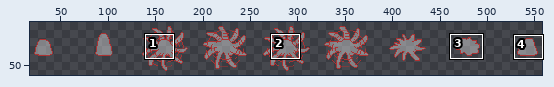
One commit to this sprite sheet: eidolon_00/eidolon_00_attack.png. Above, an overview of the earlier version with the close-up marked.
Close-up. The starting point:
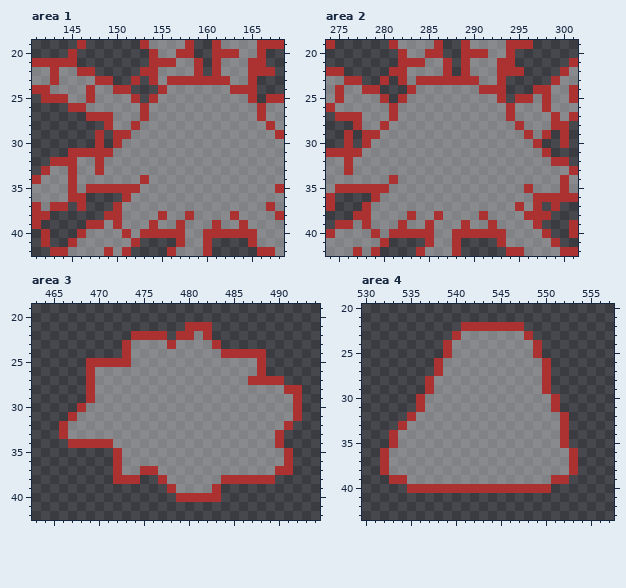
The file is 576x64 pixels. Shown: area 1: x 141..168, y 19..42; area 2: x 274..301, y 19..42; area 3: x 463..494, y 19..42; area 4: x 530..557, y 20..43. The wide view leaves out empty margins. The commit also changed other parts of the picture, which this record leaves out.
The same view after the edit:
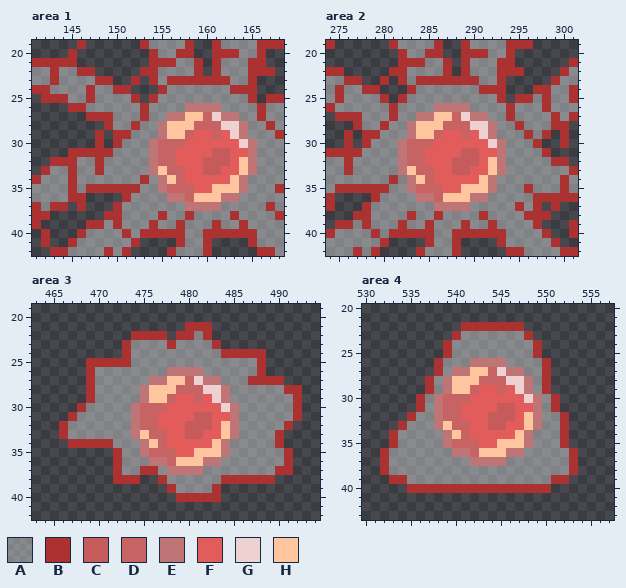
Palette (. is transparent): A #ffffff5c  B #ac3232  C #c55b5b  D #c76363  E #bf7575  F #e35c5c  G #eed2d2  H #ffc59f
Diff:
--- area 1
@@ x 152..167 @@
 25 B.BAAAAAAAAAAB.B
-26 ABAAAAAAAAAAAABA
-27 ABAAAAAAAAAAAABA
-28 BAAAAAAAAAAAAAAB
-29 AAAAAAAAAAAAAAAA
-30 AAAAAAAAAAAAAAAA
-31 AAAAAAAAAAAAAAAA
-32 AAAAAAAAAAAAAAAA
-33 AAAAAAAAAAAAAAAA
-34 ABAAAAAAAAAAAAAA
-35 BAAAAAAAAAAAAAAA
-36 AAAAAAAAAAAAAAAA
-37 AAAAAAAAAAAAAAAB
+26 ABAAAAEEEEAAAABA
+27 ABAAEEHHDGEEAABA
+28 BAAEHHHDDDGGEAAB
+29 AAAEHHDFFDFGEAAA
+30 AAEDDDFFFFFFGEAA
+31 AAEDDFFFFCCFFEAA
+32 AAEDDFFFCCCFHEAA
+33 AAEHDDFFCCFFHEAA
+34 ABAEHDFFFFFHEAAA
+35 BAAEDDDFFHHHEAAA
+36 AAAAEEDHHHEEAAAA
+37 AAAAAAEEEEAAAAAB
 38 AAABAABAAAABAAAA
--- area 2
@@ x 280..295 @@
 25 B.BAAAAAAAAAAB.B
-26 ABAAAAAAAAAAAABA
-27 ABAAAAAAAAAAAABA
-28 BAAAAAAAAAAAAAAB
-29 AAAAAAAAAAAAAAAA
-30 AAAAAAAAAAAAAAAA
-31 AAAAAAAAAAAAAAAA
-32 AAAAAAAAAAAAAAAA
-33 AAAAAAAAAAAAAAAA
-34 ABAAAAAAAAAAAAAA
-35 BAAAAAAAAAAAAAAA
-36 AAAAAAAAAAAAAAAA
-37 AAAAAAAAAAAAAAAB
+26 ABAAAAEEEEAAAABA
+27 ABAAEEHHDGEEAABA
+28 BAAEHHHDDDGGEAAB
+29 AAAEHHDFFDFGEAAA
+30 AAEDDDFFFFFFGEAA
+31 AAEDDFFFFCCFFEAA
+32 AAEDDFFFCCCFHEAA
+33 AAEHDDFFCCFFHEAA
+34 ABAEHDFFFFFHEAAA
+35 BAAEDDDFFHHHEAAA
+36 AAAAEEDHHHEEAAAA
+37 AAAAAAEEEEAAAAAB
 38 AAABAABAAAABAAAA
--- area 3
@@ x 472..487 @@
 25 BBAAAAAAAAAAAAAA
-26 AAAAAAAAAAAAAAAA
-27 AAAAAAAAAAAAAAAB
-28 AAAAAAAAAAAAAAAA
-29 AAAAAAAAAAAAAAAA
-30 AAAAAAAAAAAAAAAA
-31 AAAAAAAAAAAAAAAA
-32 AAAAAAAAAAAAAAAA
-33 AAAAAAAAAAAAAAAA
-34 AAAAAAAAAAAAAAAA
-35 BAAAAAAAAAAAAAAA
-36 BAAAAAAAAAAAAAAA
-37 BAABBAAAAAAAAAAA
+26 AAAAAAEEEEAAAAAA
+27 AAAAEEHHDGEEAAAB
+28 AAAEHHHDDDGGEAAA
+29 AAAEHHDFFDFGEAAA
+30 AAEDDDFFFFFFGEAA
+31 AAEDDFFFFCCFFEAA
+32 AAEDDFFFCCCFHEAA
+33 AAEHDDFFCCFFHEAA
+34 AAAEHDFFFFFHEAAA
+35 BAAEDDDFFHHHEAAA
+36 BAAAEEDHHHEEAAAA
+37 BAABBAEEEEAAAAAA
 38 BBB..BAAAAAABBBB
--- area 4
@@ x 536..551 @@
 25 ...BAAAAAAAAAB..
-26 ..BAAAAAAAAAAAB.
-27 ..BAAAAAAAAAAAB.
-28 .BAAAAAAAAAAAAB.
-29 .BAAAAAAAAAAAAB.
-30 BAAAAAAAAAAAAAAB
-31 BAAAAAAAAAAAAAAB
-32 AAAAAAAAAAAAAAAA
-33 AAAAAAAAAAAAAAAA
-34 AAAAAAAAAAAAAAAA
-35 AAAAAAAAAAAAAAAA
-36 AAAAAAAAAAAAAAAA
-37 AAAAAAAAAAAAAAAA
+26 ..BAAAEEEEAAAAB.
+27 ..BAEEHHDGEEAAB.
+28 .BAEHHHDDDGGEAB.
+29 .BAEHHDFFDFGEAB.
+30 BAEDDDFFFFFFGEAB
+31 BAEDDFFFFCCFFEAB
+32 AAEDDFFFCCCFHEAA
+33 AAEHDDFFCCFFHEAA
+34 AAAEHDFFFFFHEAAA
+35 AAAEDDDFFHHHEAAA
+36 AAAAEEDHHHEEAAAA
+37 AAAAAAEEEEAAAAAA
 38 AAAAAAAAAAAAAAAA
Boxes around the changes in both close-ups, in picture pixels (x1, y1, x2, y2):
changed: (149, 103, 257, 211)
changed: (398, 103, 506, 211)
changed: (131, 367, 239, 475)
changed: (434, 358, 542, 466)
